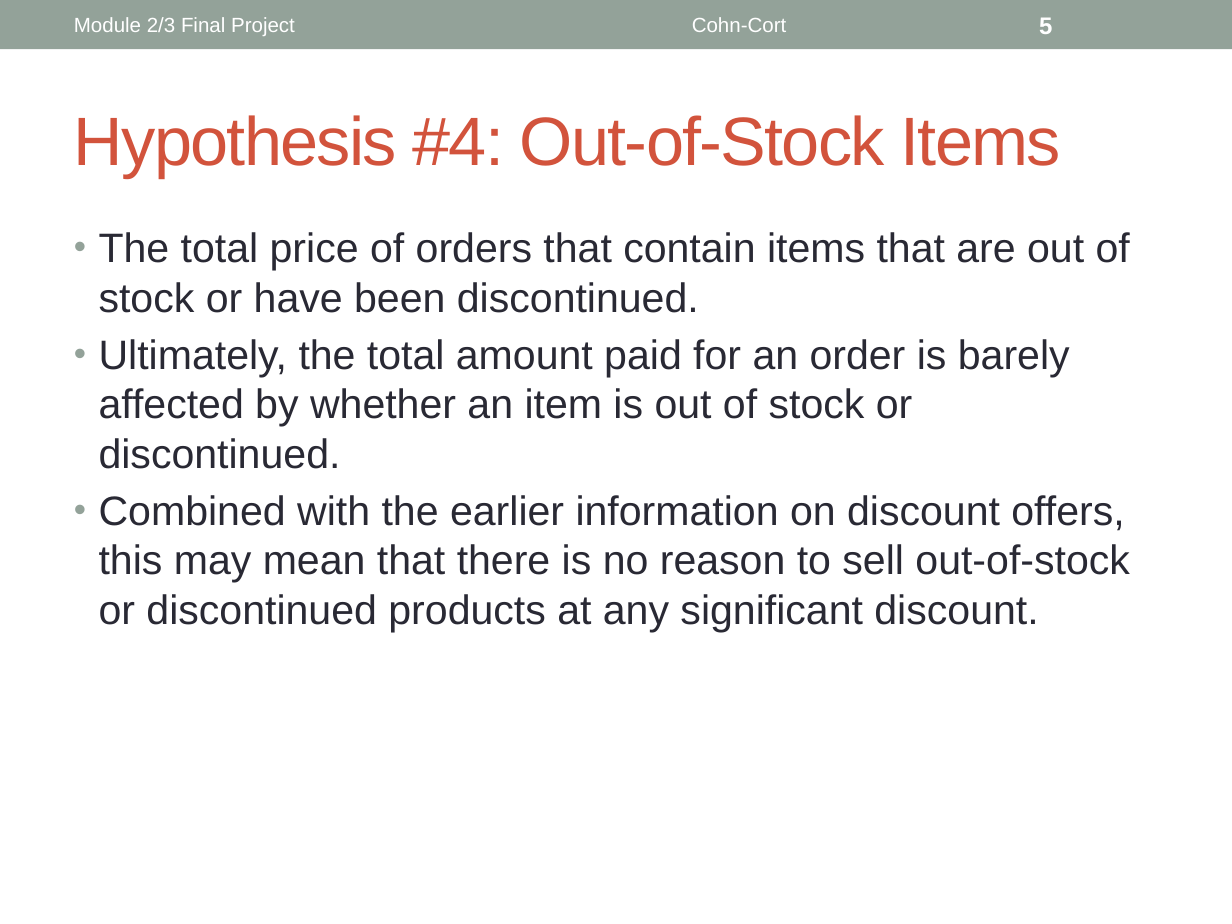
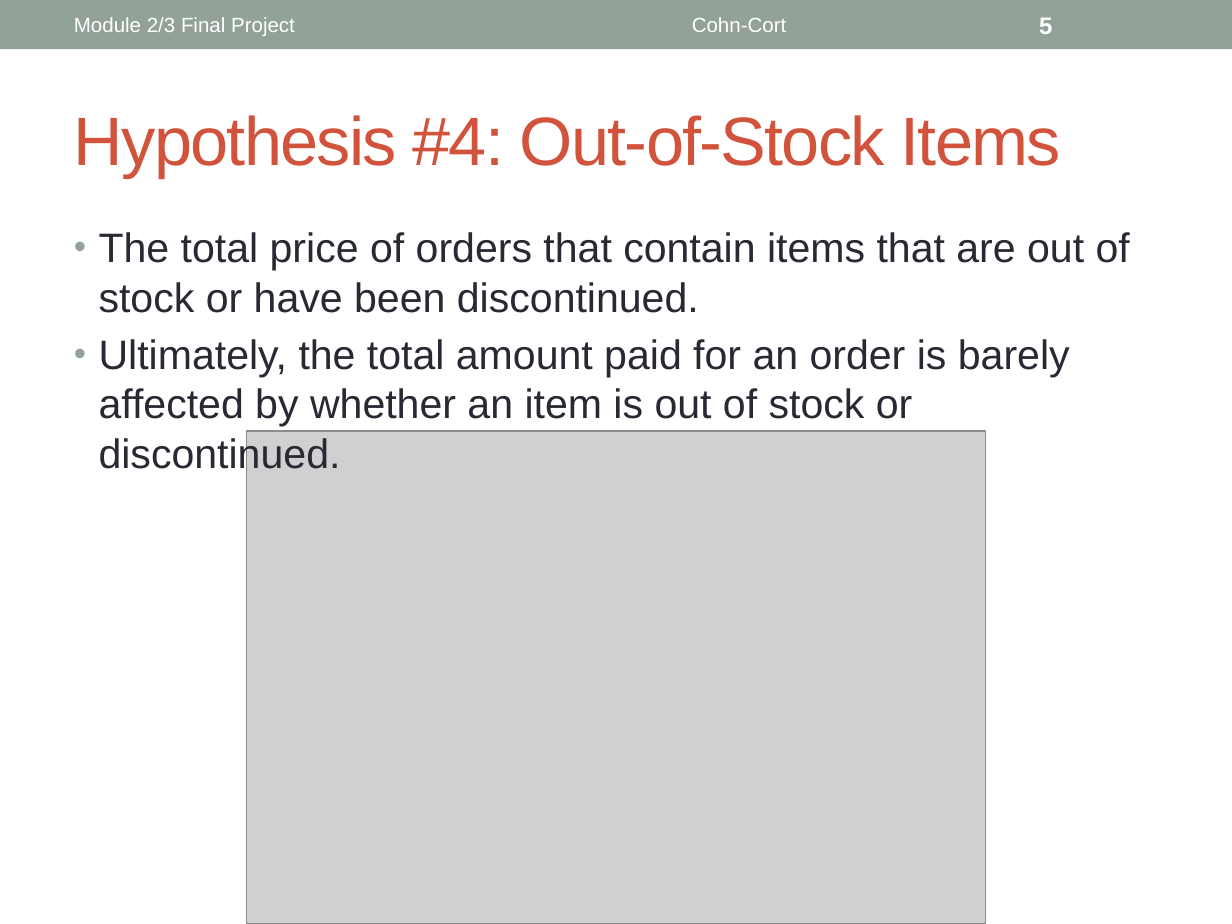
Before and after one commit to bronwencc/Module-3-Project, a slide deck: slide 5 of Module2-Final-Project.pptx. Drawn at 1232x924 pixels with LibreOffice and Linux fonts; fonts in the diff are those of the drawing; grey boxes stand for pictures. Boxes give left, top, right and bottom in pixels: in the first picture for what was removed or moved away, otherwise in the second. Text is boxed around its words. In the diff, an @@ line names an element or a change of style, - is before the commit and + after.

```diff
--- a/Module2-Final-Project.pptx
+++ b/Module2-Final-Project.pptx
@@ picture added at [246,431,986,924] @@
@@ text at [99,495,1129,632]: paragraph removed @@
-• Combined with the earlier information on discount offers, this may mean that there is no reason to sell out-of-stock or discontinued products at any significant discount.
```
Also in this commit, not shown: 3 other slides changed, 1 slide added, 2 other files.
